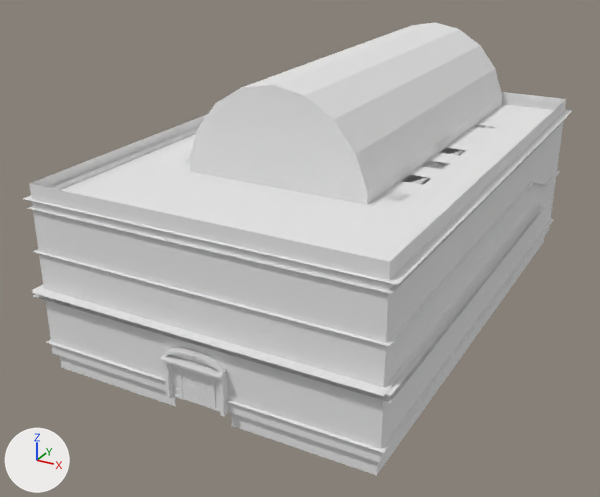
Renders of the OBJ model RavenHill/Assets/3dModel/MainHall01.obj from each side of a commit.
One viewpoint serves both versions: a 50 mm lens placed at (2151.0, -4100.0, 2399.0), pointed at (-145.0, 75.0, 312.0). Arrows for +X, +Y and +Z are at lower left; the lights stay in place. Where no turn or scale is listed for an object, it has been applied to the vertices. Vertices at the same position are counted once.

Objects in the first picture: 'MainHall01'.
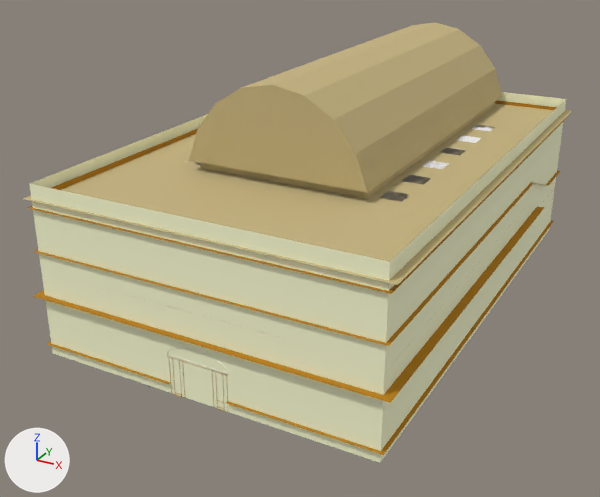
Where the change shows, as pixel boxes (x1, y1, x2, y2) in the pictures (600 x 497 px):
'MainHall01', reshaped: before (23, 22, 572, 475); after (23, 22, 572, 463)
part 1 of me_mainhall01, rebuilt (13% narrower, 19% shorter): before (159, 348, 228, 379); after (167, 348, 227, 373)
part 2 of me_mainhall01, rebuilt (not visible afterwards): before (170, 354, 213, 368)
part 3 of me_mainhall01, rebuilt (8% shorter): before (46, 219, 554, 475); after (47, 220, 554, 455)
part 4 of me_mainhall01, rebuilt: before (177, 366, 183, 399); after (179, 361, 185, 398)
part 5 of me_mainhall01, rebuilt: before (164, 362, 173, 398); after (169, 358, 175, 395)
part 6 of me_mainhall01, rebuilt: before (219, 375, 228, 416); after (223, 375, 228, 412)
part 7 of me_mainhall01, rebuilt: before (210, 376, 216, 410); after (212, 375, 218, 409)
part 8 of me_mainhall01, cut back: before (28, 100, 567, 462); after (29, 85, 566, 462)
part 9 of me_mainhall01, recoloured: before (184, 125, 495, 201); after (184, 125, 495, 202)
part 10 of me_mainhall01, recoloured (grey to beige): (29, 92, 566, 463) in both
part 11 of me_mainhall01, recoloured (white to beige): (23, 22, 572, 361) in both
part 12 of me_mainhall01, recoloured: (28, 101, 560, 403) in both

The change, as a diff of the scene's bpy script:
```diff
--- a/RavenHill/Assets/3dModel/MainHall01.obj.py
+++ b/RavenHill/Assets/3dModel/MainHall01.obj.py
@@ mat_lambert11sg @@
+mat_lambert11sg = principled_material('lambert11SG')
+mat_lambert11sg.base_color = (0.93, 0.93, 0.93)  # white #f7f7f7
+mat_lambert11sg.roughness = 1.0
@@ mat_lambert10sg @@
+mat_lambert10sg = principled_material('lambert10SG')
+mat_lambert10sg.base_color = (0.48, 0.21, 0.0)  # orange #b87e00
+mat_lambert10sg.roughness = 1.0
@@ mat_lambert12sg @@
+mat_lambert12sg = principled_material('lambert12SG')
+mat_lambert12sg.base_color = (0.57, 0.46, 0.22)  # beige #c7b581
+mat_lambert12sg.roughness = 1.0
@@ mat_lambert9sg @@
+mat_lambert9sg = principled_material('lambert9SG')
+mat_lambert9sg.base_color = (0.99, 1.0, 0.67)  # beige #feffd6
+mat_lambert9sg.roughness = 1.0
@@ me_mainhall01 @@
-me_mainhall01.from_pydata(...)  # 2753 vertices, 2383 faces; spans x -1044.0..1044.0, y -1306.0..1986.0, z -99.0..1464.0
+me_mainhall01.from_pydata(...)  # 2401 vertices, 1994 faces; spans x -1044.0..1044.0, y -1283.0..1986.0, z -13.0..1464.0
+# me_mainhall01 part 1: the loose piece of 104 vertices spanning x -183.0..179.0, y -1306.0..-1191.0, z 227.0..301.0 is rebuilt with 104 vertices and now spans x -181.0..181.0, y -1245.0..-1208.0, z 227.0..301.0, in mat_lambert11sg (white #f7f7f7)
+# me_mainhall01 part 2: the loose piece of 32 vertices spanning x -159.0..160.0, y -1252.0..-1246.0, z 234.0..285.0 is rebuilt with 10 vertices and now spans x -157.0..157.0, y -1240.0, z 234.0..285.0, in mat_lambert15sg (cyan #b8fffe)
+# me_mainhall01 part 3: the loose piece of 24 vertices spanning x -1015.0..1015.0, y -1262.0..1946.0, z -99.0..75.0 is rebuilt with 28 vertices and now spans x -1015.0..1015.0, y -1262.0..1946.0, z -13.0..67.0, in mat_lambert10sg (orange #b87e00)
+# me_mainhall01 part 4: the loose piece of 8 vertices spanning x -112.0..-91.0, y -1260.0..-1238.0, z -1.0..217.0 is rebuilt with 8 vertices and now spans x -110.0..-89.0, y -1245.0..-1232.0, z -1.0..217.0, in mat_lambert10sg (orange #b87e00)
+# me_mainhall01 part 5: the loose piece of 8 vertices spanning x -178.0..-157.0, y -1282.0..-1216.0, z -1.0..217.0 is rebuilt with 8 vertices and now spans x -173.0..-151.0, y -1245.0..-1210.0, z -1.0..217.0, in mat_lambert10sg (orange #b87e00)
+# me_mainhall01 part 6: the loose piece of 8 vertices spanning x 153.0..174.0, y -1282.0..-1216.0, z -1.0..217.0 is rebuilt with 8 vertices and now spans x 151.0..173.0, y -1245.0..-1210.0, z -1.0..217.0, in mat_lambert10sg (orange #b87e00)
+# me_mainhall01 part 7: the loose piece of 8 vertices spanning x 87.0..108.0, y -1260.0..-1238.0, z -1.0..217.0 is rebuilt with 8 vertices and now spans x 89.0..110.0, y -1245.0..-1232.0, z -1.0..217.0, in mat_lambert10sg (orange #b87e00)
+# me_mainhall01 part 8: 90 vertices moved from x -361.0..361.0, y -1240.0..1595.0, z -11.0..576.0 to x -361.0..361.0, y -1240.0..1617.0, z -11.0..576.0; 813 vertices removed from x -1044.0..1044.0, y -1306.0..1926.0, z -1.0..1000.0; 262 vertices added at x -1044.0..1044.0, y -1240.0..1876.0, z -11.0..1328.0
+# me_mainhall01 part 9: 552 faces spanning x -686.0..686.0, y -363.0..1263.0, z 0.0..914.0 switch from mat_lambert4sg (white #e7e7e7) to mat_lambert11sg (white #f7f7f7)
+# me_mainhall01 part 10: 6 faces spanning x -994.0..993.0, y -1242.0..1921.0, z -11.0..1000.0 switch from mat_lambert4sg (white #e7e7e7) to mat_lambert9sg (beige #feffd6)
+# me_mainhall01 part 11: 44 faces spanning x -1041.0..1041.0, y -1261.0..1957.0, z 150.0..1464.0 switch from mat_lambert4sg (white #e7e7e7) to mat_lambert12sg (beige #c7b581)
+# me_mainhall01 part 12: 50 faces spanning x -1044.0..1044.0, y -1283.0..1946.0, z 160.0..945.0 switch from mat_lambert6sg (white #e7e7e7) to mat_lambert10sg (orange #b87e00)
+me_mainhall01.materials.append(mat_lambert16sg)  # beige #af9779
+me_mainhall01.materials.append(mat_lambert15sg)  # cyan #b8fffe
+me_mainhall01.materials.append(mat_lambert14sg)  # grey #6f6f6f
+me_mainhall01.materials.append(mat_lambert8sg)  # yellow #8e6900
+me_mainhall01.materials.append(mat_lambert13sg)  # beige #d3bc8e
```
